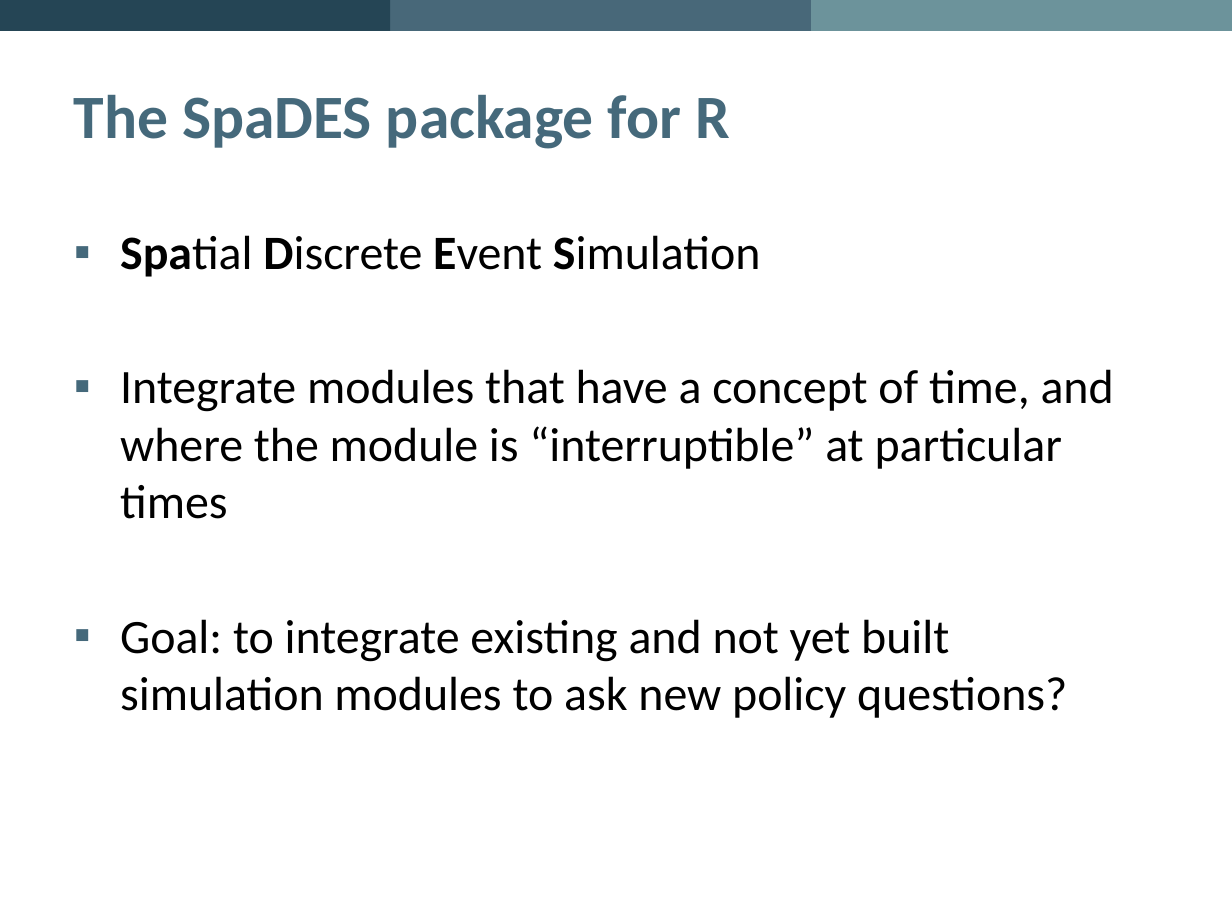
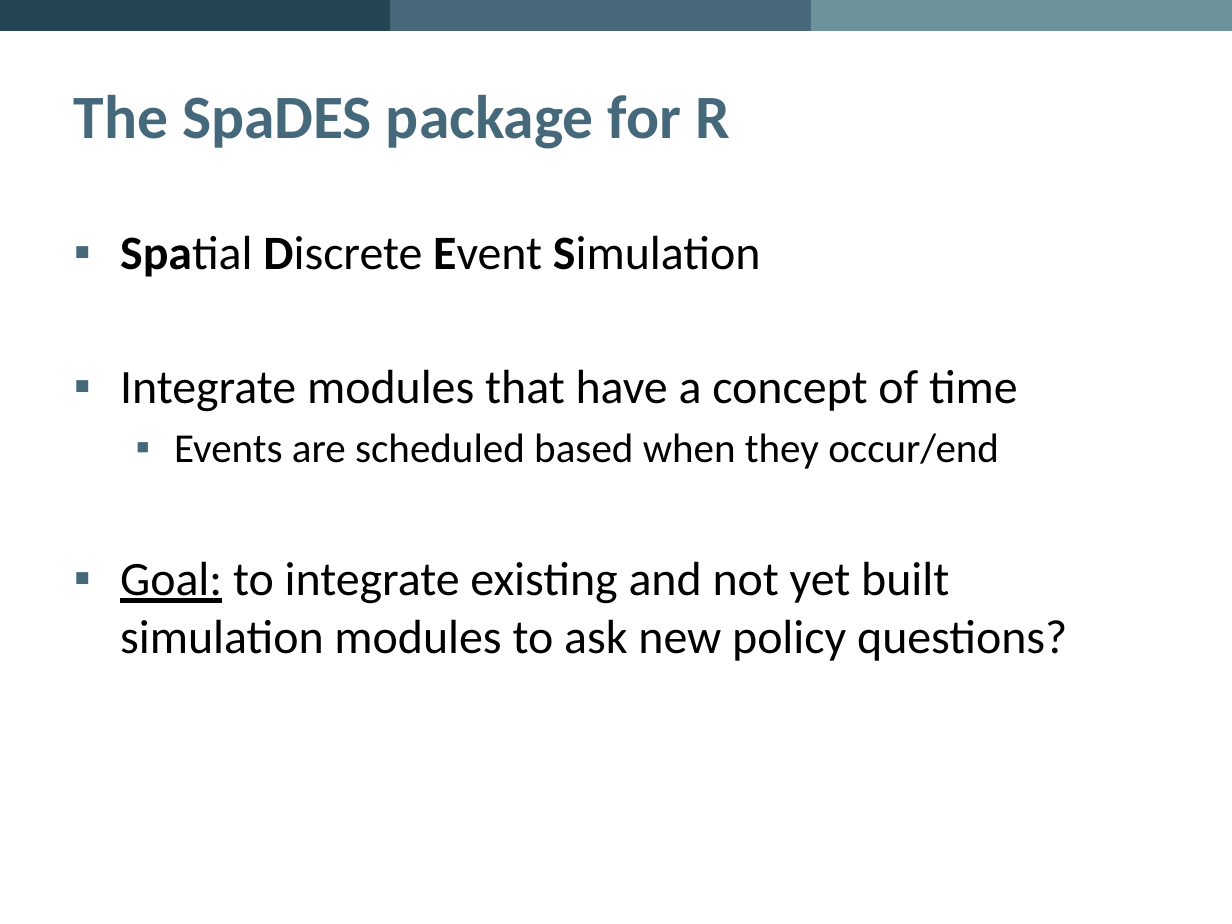
Before and after one commit to PredictiveEcology/SpaDES, a slide deck: slide 9 of development/SpaDES – Spatial Discrete Event Simulation.pptx. Drawn at 1232x924 pixels with LibreOffice and Linux fonts; fonts in the diff are those of the drawing; background and template pictures are left out. Boxes give left, top, right and bottom in pixels: in the first picture for what was removed or moved away, otherwise in the second. Text is boxed around its words. In the diff, an @@ line names an element or a change of style, - is before the commit and + after.

```diff
--- a/development/SpaDES – Spatial Discrete Event Simulation.pptx
+++ b/development/SpaDES – Spatial Discrete Event Simulation.pptx
@@ text at (x1=120, y1=369, x2=1018, y2=469): text changed; size 28 to 24 pt @@
-▪ Integrate modules that have a concept of time, and where the module is “interruptible” at particular times
+▪ Integrate modules that have a concept of time
+  ▪ Events are scheduled based when they occur/end
@@ text at (x1=120, y1=561, x2=1067, y2=661): underline on in "Goal:" @@
```
Also in this commit, not shown: 12 other slides changed, 3 slides added, 6 slides removed.
